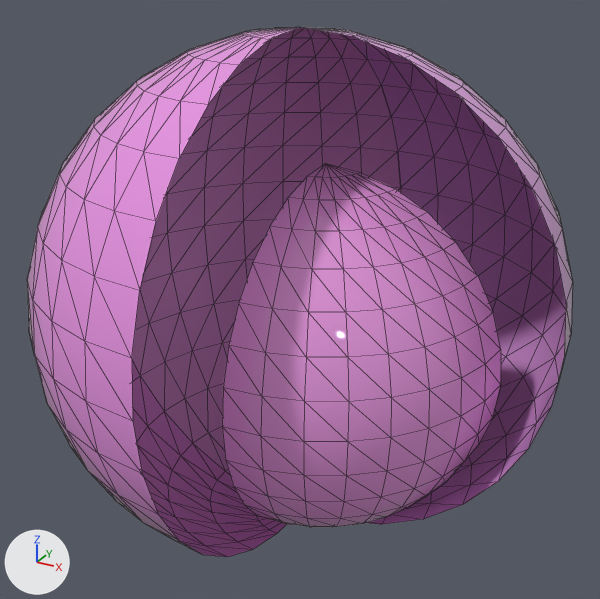
Renders of the glTF model public/models/motions/m-heal.glb from each side of a commit.
Rendered twice from a 50 mm camera at (9.55, -18.66, 15.71) aimed at (-0.01, -1.29, 7.03). The lights are fixed; the arrows at lower left show +X, +Y and +Z. The first picture is the older version. Mesh edges are drawn as thin lines. Where no turn or scale is listed for an object, it has been applied to the vertices.

The first picture shows '球', '球.001', '球.002', '球.003'.
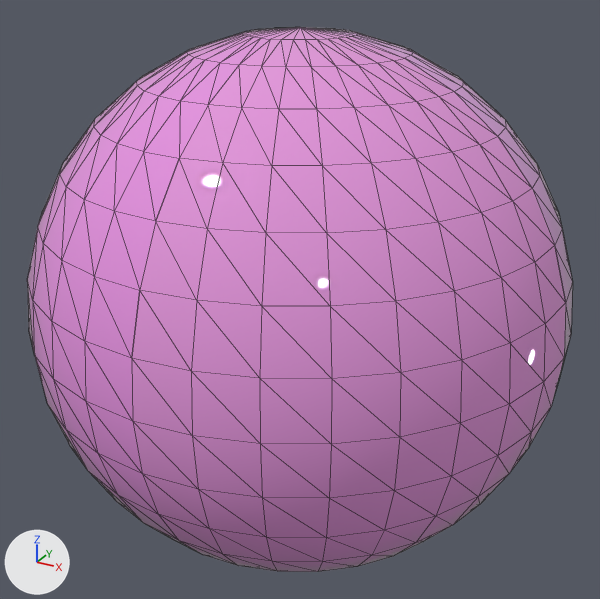
Location of each change, (x1, y1, x2, y2) in pixels of the pictures (600 x 599 px):
'球', moved, rescaled (55% wider, 50% taller)
    before: (222, 163, 501, 527)
    after: (132, 27, 566, 572)
'球.002', unchanged, covered by the edit
    before: (132, 27, 401, 474)
    after: (256, 27, 313, 30)
'球.003', unchanged, covered by the edit
    before: (301, 27, 573, 524)
    after: (301, 27, 573, 406)

What changed in the scene script:
```text
Change ob_球:
    ob_球.location: (0.0, 0.0173, 5.277) -> (1.299, 0.0, 7.038)
    ob_球.scale: (5.07, 5.07, 5.07) -> (6.74, 6.74, 6.74)
```
